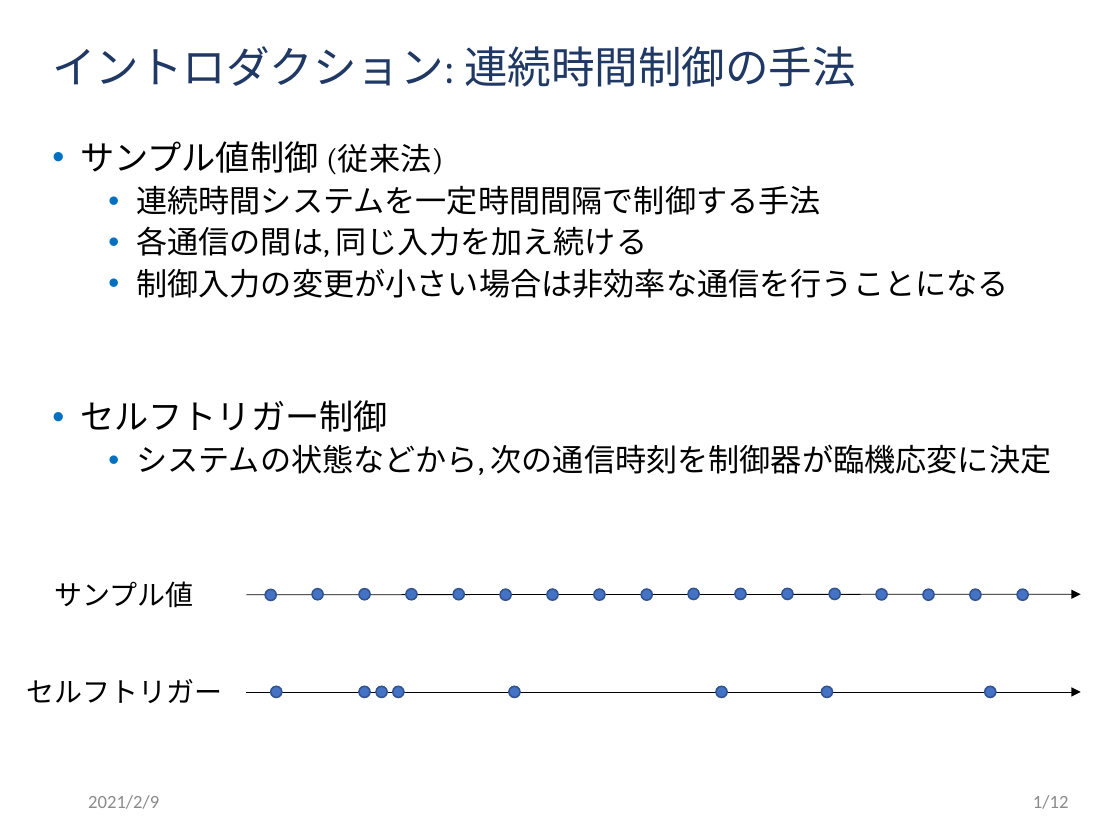
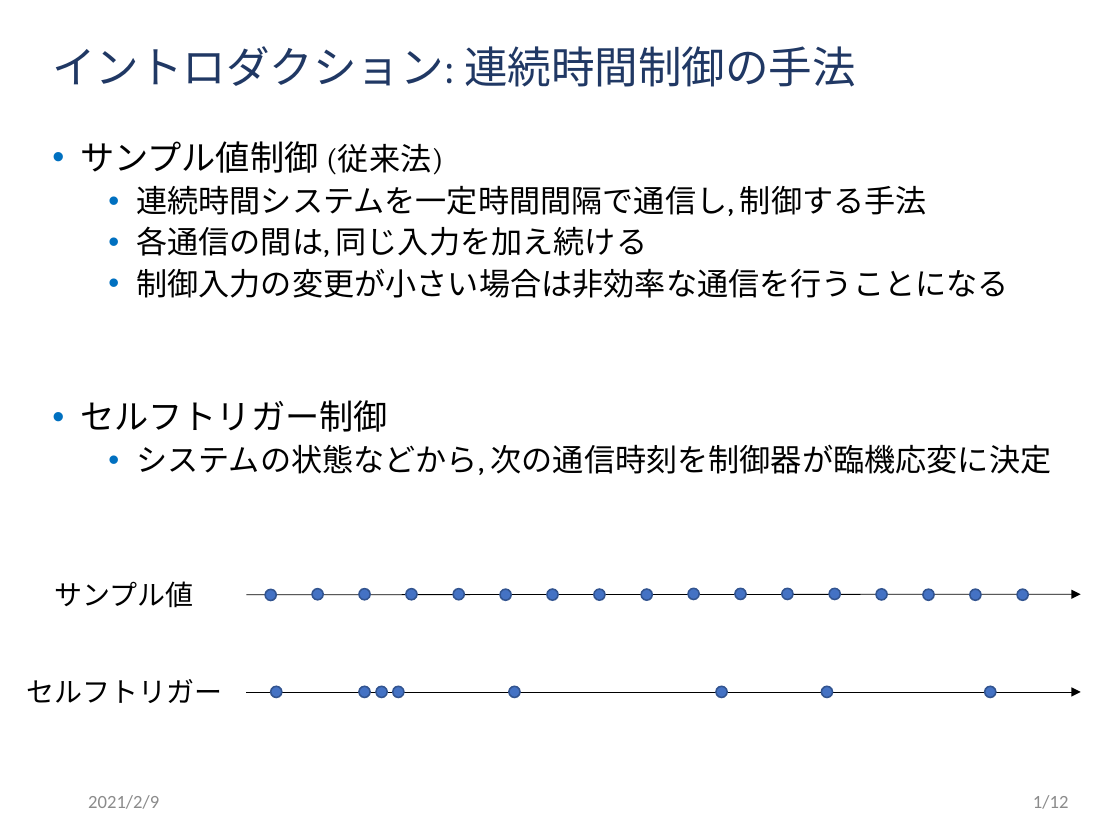
Before and after one commit to ibuki1024/thesis, a slide deck: slide 2 of slide/master.pptx. Drawn at 1120x840 pixels with LibreOffice and Linux fonts; fonts in the diff are those of the drawing; background and template pictures are left out. Boxes give left, top, right and bottom in pixels: in the first picture for what was removed or moved away, otherwise in the second. Text is boxed around its words. In the diff, an @@ line names an element or a change of style, - is before the commit and + after.

```diff
--- a/slide/master.pptx
+++ b/slide/master.pptx
@@ text at (x1=136, y1=185, x2=927, y2=216): text changed @@
-  • 連続時間システムを一定時間間隔で制御する手法
+  • 連続時間システムを一定時間間隔で通信し, 制御する手法
```
Also in this commit, not shown: 9 other slides changed, 1 other file.
